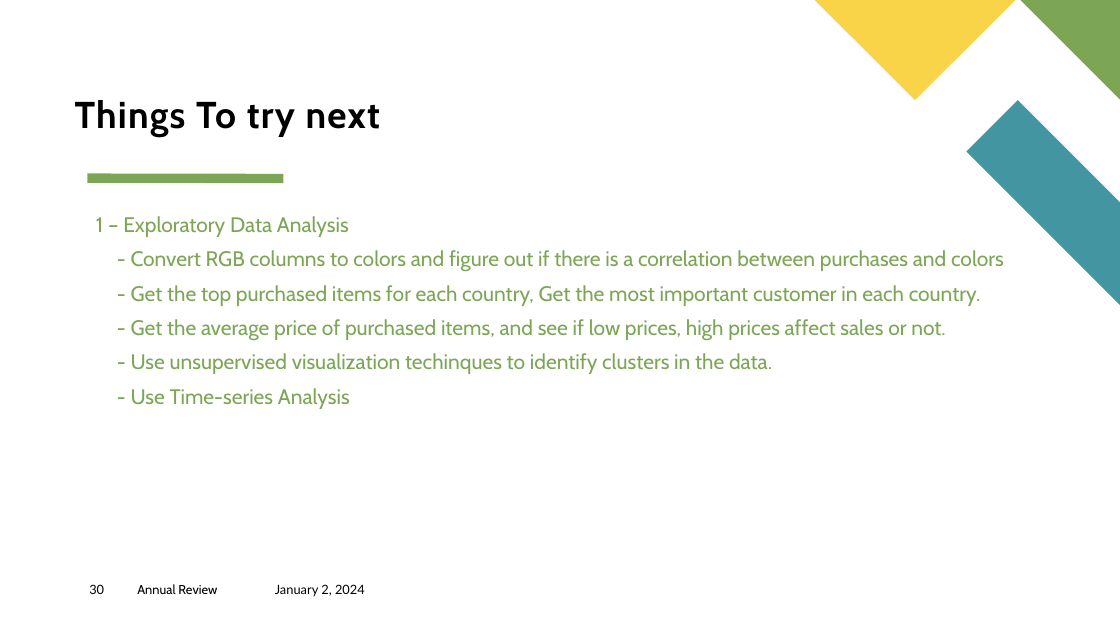
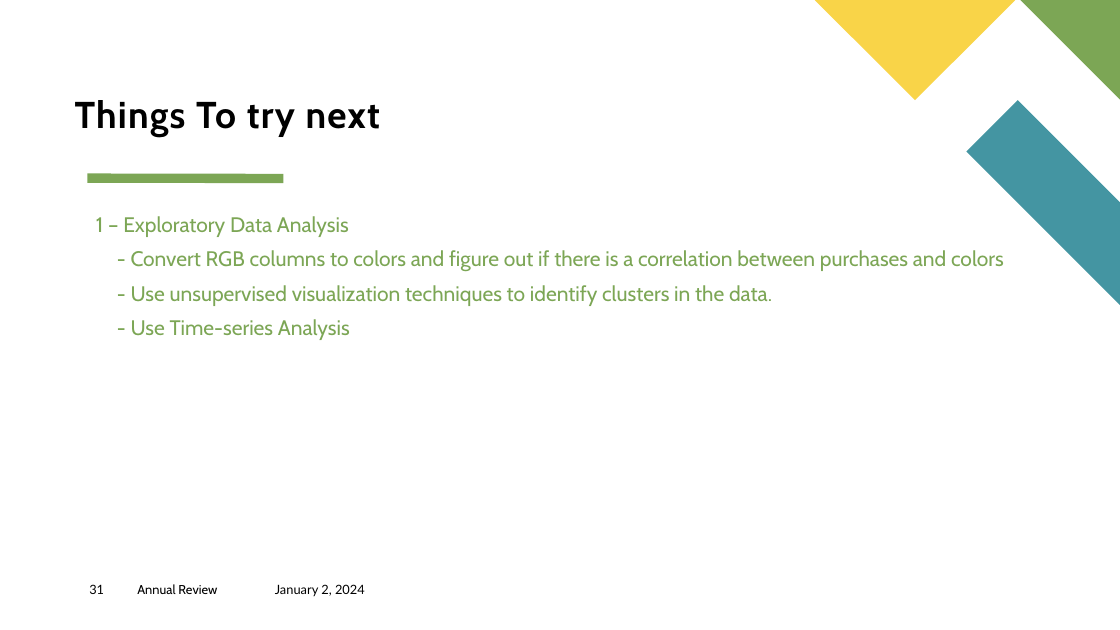
Before and after one commit to AlyAEE/Sports-Wear-Group-Classification-Project, a slide deck: slide 31 of Sport Wear Group Analytics.pptx (slide 30 before the commit). Drawn at 1120x630 pixels with LibreOffice and Linux fonts; fonts in the diff are those of the drawing. Boxes give left, top, right and bottom in pixels: in the first picture for what was removed or moved away, otherwise in the second. Text is boxed around its words. In the diff, an @@ line names an element or a change of style, - is before the commit and + after.

```diff
--- a/Sport Wear Group Analytics.pptx
+++ b/Sport Wear Group Analytics.pptx
@@ text at (x1=131, y1=285, x2=772, y2=306): text changed @@
-- Get the top purchased items for each country, Get the most important customer in each country.
-- Get the average price of purchased items, and see if low prices, high prices affect sales or not.
-- Use unsupervised visualization techinques to identify clusters in the data.
+- Use unsupervised visualization techniques to identify clusters in the data.
@@ page number at (x1=89, y1=584, x2=104, y2=594): text changed @@
-30
+31
```
Also in this commit, not shown: 4 other slides changed, 1 slide added, 1 slide removed, 3 other files.
